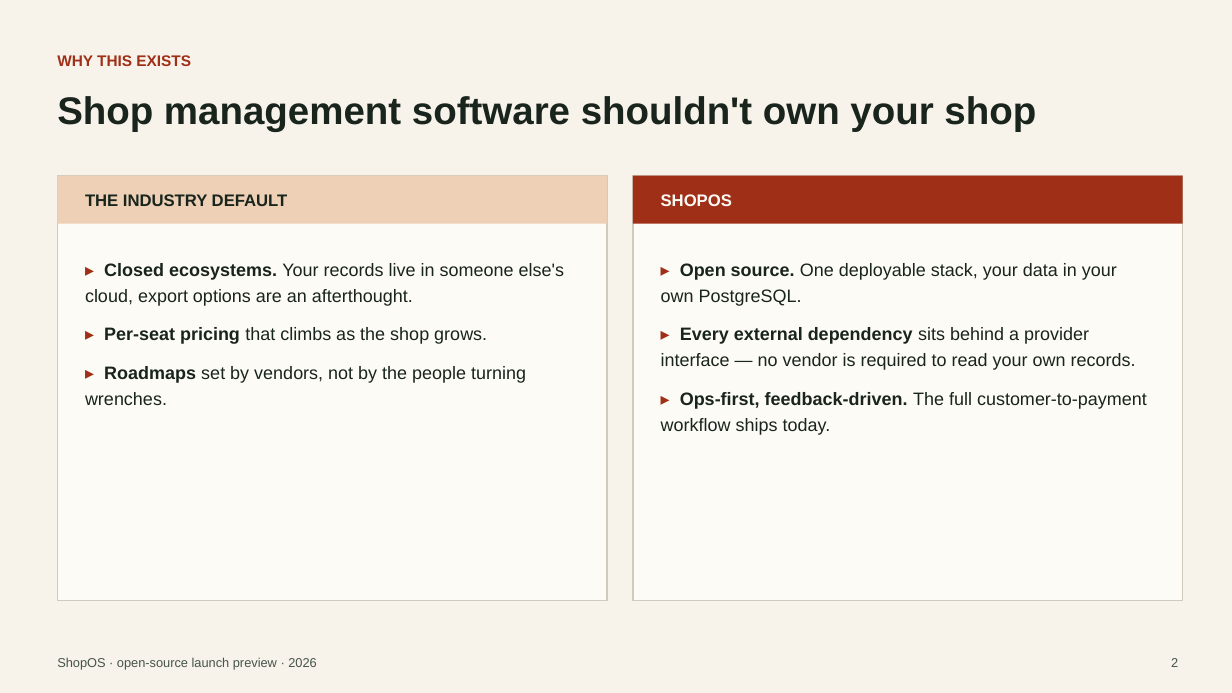
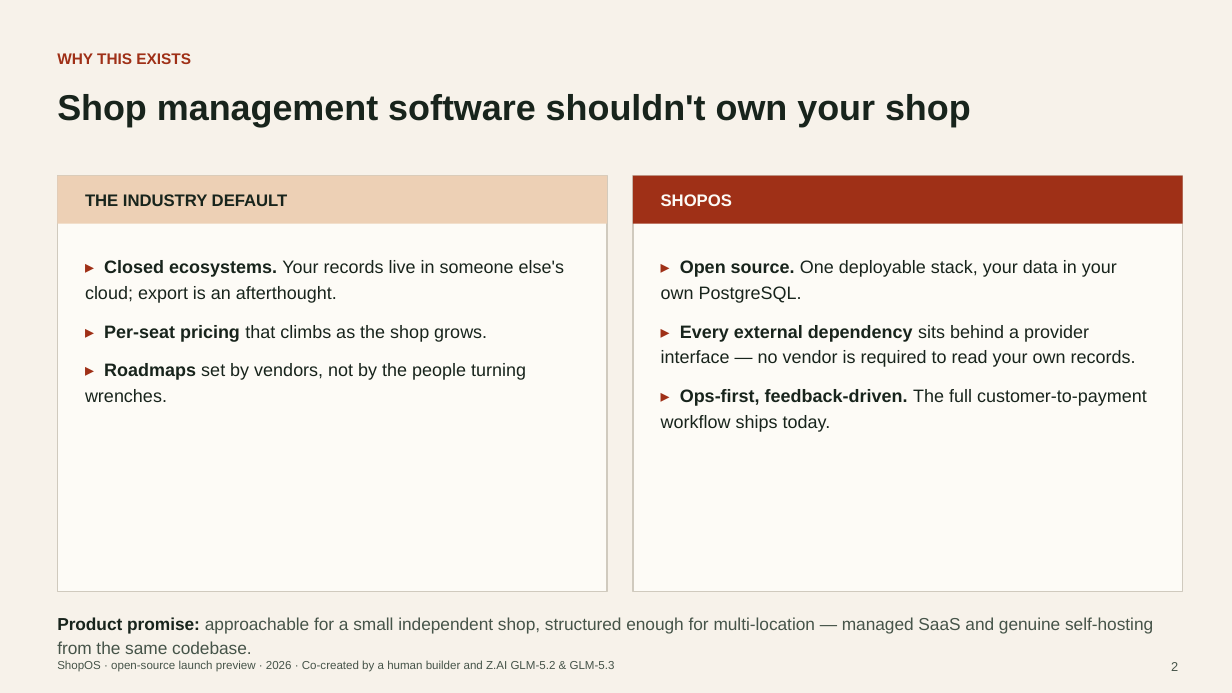
Before and after one commit to JayQuattro/ShopOS, a slide deck: slide 2 of docs/ShopOS-launch-deck.pptx. Drawn at 1232x693 pixels with LibreOffice and Linux fonts; fonts in the diff are those of the drawing. Boxes give left, top, right and bottom in pixels: in the first picture for what was removed or moved away, otherwise in the second. Text is boxed around its words. In the diff, an @@ line names an element or a change of style, - is before the commit and + after.

Commit message:
Expand launch deck to full 22-slide walkthrough
Covers the whole docs set: vision, features (lifecycle, estimating,
authorization, DVI, parts, billing, international, beyond-the-bay),
platform and architecture (27 modules, 18 ADRs), connectors, a themes
slide rendered from the real warm/light/dark/dusk OKLCH tokens with the
customization surface and roadmap, near-term and big-bet roadmap slides,
deployment, quickstart, and the feedback ask. Adds co-creation
attribution (human + Z.AI GLM-5.2 & 5.3) to the title, footers, and
closing slide.

```diff
--- a/docs/ShopOS-launch-deck.pptx
+++ b/docs/ShopOS-launch-deck.pptx
@@ text "Shop management software shouldn't own ..." at (57, 94, 971, 126): size 30 to 28 pt @@
@@ rectangle: place and size @@
-rectangle at (57, 176, 607, 601)
+rectangle at (57, 176, 607, 592)
@@ rectangle: place and size @@
-rectangle at (633, 176, 1183, 601)
+rectangle at (633, 176, 1183, 592)
@@ text at (85, 260, 564, 303): text changed @@
-▸ Closed ecosystems. Your records live in someone else's cloud, export options are an afterthought.
+▸ Closed ecosystems. Your records live in someone else's cloud; export is an afterthought.
@@ text added at (57, 617, 1153, 654), 13.5 pt, text #465449 @@
+Product promise: approachable for a small independent shop, structured enough for multi-location — managed SaaS and genuine self-hosting from the same codebase.
@@ text "2": place and size @@
-text "2" at (1171, 658, 1178, 667)
+text "2" at (1171, 662, 1178, 671)
@@ text at (57, 660, 615, 672): text changed; size 10 to 9 pt @@
-ShopOS · open-source launch preview · 2026
+ShopOS · open-source launch preview · 2026 · Co-created by a human builder and Z.AI GLM-5.2 & GLM-5.3
```
Also in this commit, not shown: 10 other slides changed, 11 slides added, 1 slide removed.
